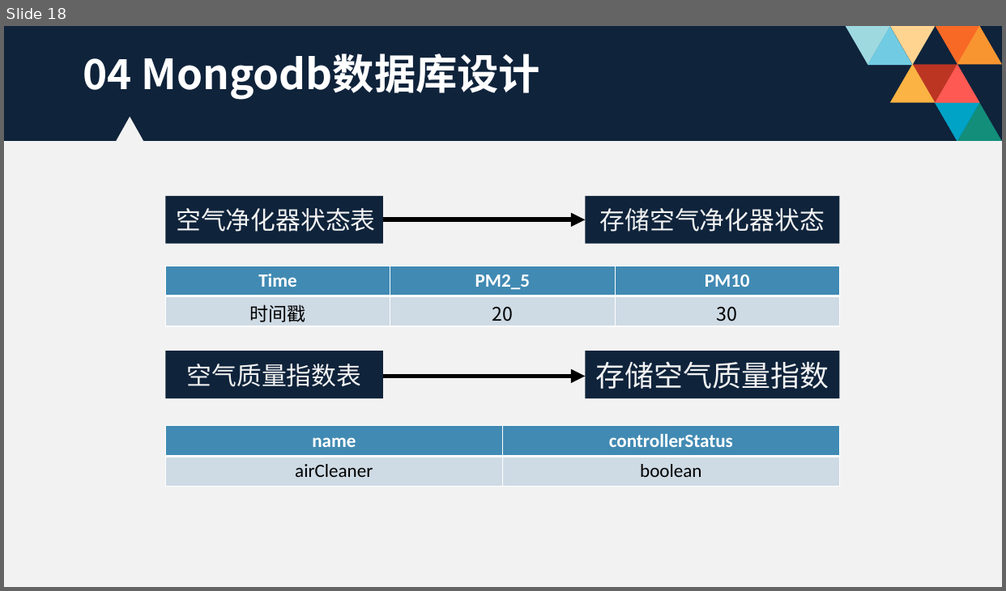
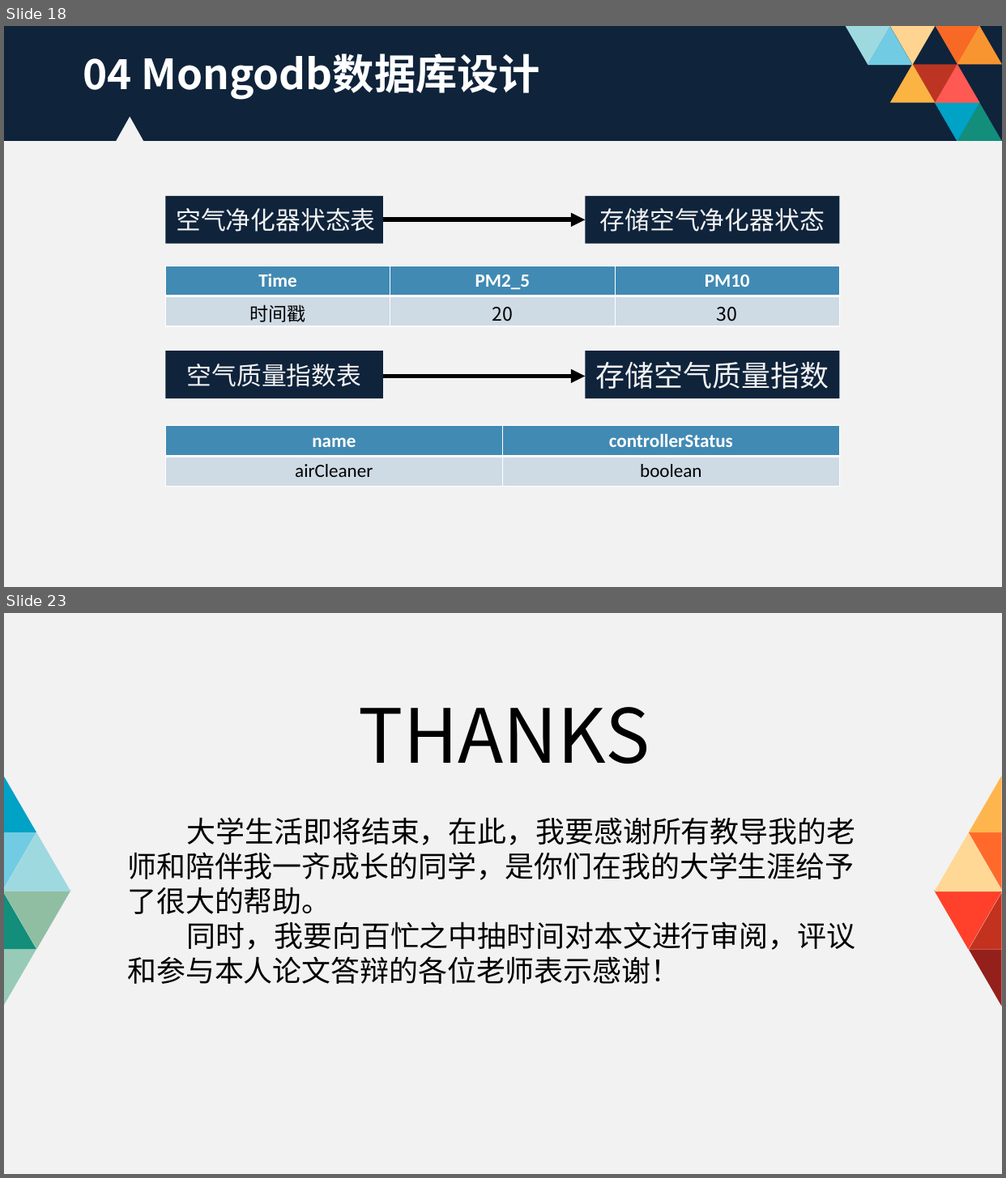
Before and after one commit to reduceme/paper, a slide deck: 毕业答辩PPT.pptx. Shown one above the other, each under a label of ours: slide 18 before the commit, slides 18 and 23 after it; the slides between them are not shown. The pictures are 1006x591 and 1006x1178 pixels, drawn with LibreOffice and Linux fonts; fonts in the diff are those of the drawing; background and template pictures are left out. Boxes give left, top, right and bottom in pixels: in the first picture for what was removed or moved away, otherwise in the second. Text is boxed around its words. In the diff, an @@ line names an element or a change of style, - is before the commit and + after.

```diff
--- a/毕业答辩PPT.pptx
+++ b/毕业答辩PPT.pptx
@@ slide 23 added at (x1=4, y1=613, x2=1002, y2=1174), background #FFFFFF @@
@@ rectangle added at (x1=4, y1=613, x2=1002, y2=1174), fill #F2F2F2 @@
@@ text added at (x1=127, y1=707, x2=855, y2=984), 28 pt, text #000000 @@
+THANKS
+大学生活即将结束，在此，我要感谢所有教导我的老师和陪伴我一齐成长的同学，是你们在我的大学生涯给予了很大的帮助。
+同时，我要向百忙之中抽时间对本文进行审阅，评议和参与本人论文答辩的各位老师表示感谢！
@@ freeform shape added at (x1=4, y1=776, x2=36, y2=833), fill #00A2C6 @@
@@ freeform shape added at (x1=969, y1=776, x2=1002, y2=833), fill #FFB54D @@
@@ triangle added at (x1=4, y1=833, x2=70, y2=892), fill #9FD9E0 @@
@@ freeform shape added at (x1=4, y1=833, x2=36, y2=889), fill #71CCE3 @@
@@ triangle added at (x1=935, y1=833, x2=1002, y2=892), fill #FFD896 @@
@@ freeform shape added at (x1=969, y1=833, x2=1002, y2=889), fill #FF6A2B @@
@@ triangle added at (x1=4, y1=891, x2=70, y2=950), fill #90BEA2 @@
@@ freeform shape added at (x1=4, y1=892, x2=36, y2=949), fill #128E7B @@
@@ triangle added at (x1=935, y1=891, x2=1002, y2=950), fill #FF412B @@
@@ freeform shape added at (x1=969, y1=892, x2=1002, y2=949), fill #C2321F @@
@@ freeform shape added at (x1=4, y1=949, x2=36, y2=1006), fill #98CAB8 @@
@@ freeform shape added at (x1=969, y1=950, x2=1002, y2=1007), fill #94201C @@
```
Also in this commit, not shown: 7 slides changed, 2 other slides added, 1 slide removed, 2 other files.
